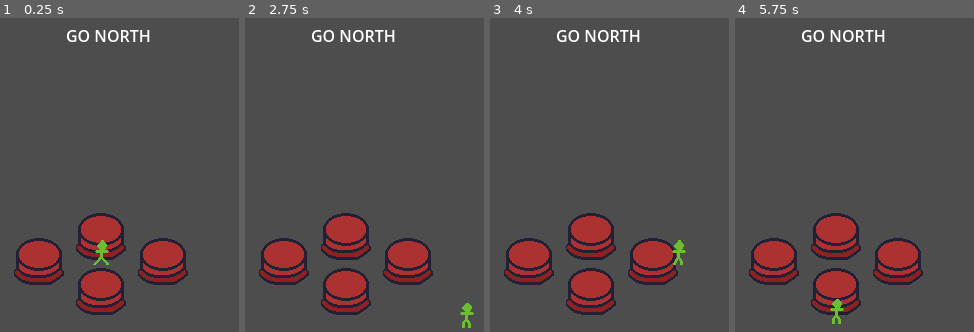
Above: before the commit, frames 1-4 (left to right).
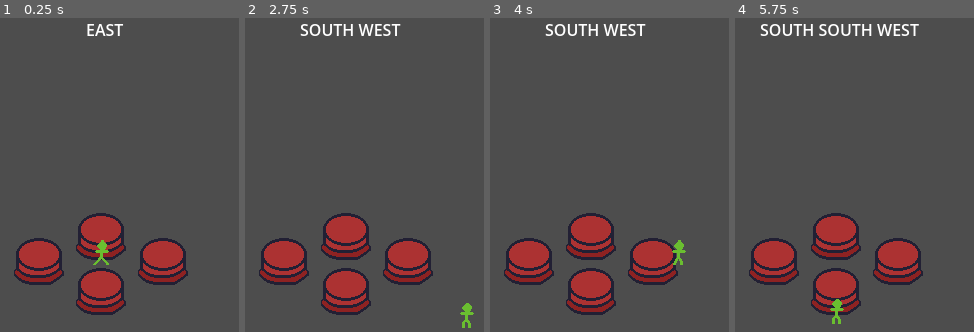
Above: after the commit, the same moments.

Repository: Sunny-Days-Ahead/It-Is-Coming
Game: Godot game, scene res://main.tscn
Two runs of this game, one before a commit and one after it. Both use one fixed random seed, a clock stepped at 60 frames per second and the inputs below.
Inputs:
- Up to frame 1 (0.25 s): no input
- Up to frame 2 (2.75 s): tap Enter at 0.5 s; hold D (move_right) 0.53-1.28 s; hold S (move_down) 1.28-2.03 s; tap Space at 2 s; hold D (move_right) from 2.03 s (still down)
- Up to frame 3 (4 s): release D (move_right) at 2.78 s; hold W (move_up) 2.78-3.53 s; hold A (move_left) from 3.53 s (still down)
- Up to frame 4 (5.75 s): tap Enter at 5 s; release A (move_left) at 5.03 s; hold S (move_down) from 5.03 s (still down)

The runs differ from the first frame. In frame 1, 0.9% of the frame differs, in the area x 28-63%, y 1-8%; in frame 2, 1.2%; in frame 3, 1.2%; in frame 4, 1.7%, in the area x 10-77%, y 1-8%.

Commit message:
gameplay loop

Diff:
--- a/main.gd
+++ b/main.gd
@@ -3,23 +3,29 @@
 var buttons : Array
 var sequence : Array
 var pointer : int
-
+var length : int
 # Called when the node enters the scene tree for the first time.
 func _ready() -> void:
 	pointer = 0
+	length = 1
 	$NorthButton.button_pressed.connect(_on_button_pressed)
 	$SouthButton.button_pressed.connect(_on_button_pressed)
 	$EastButton.button_pressed.connect(_on_button_pressed)
 	$WestButton.button_pressed.connect(_on_button_pressed)
 	buttons = [$NorthButton, $SouthButton, $WestButton, $EastButton]
-	new_sequence()
+	$Label.text = ""
+	new_sequence(length)
 # Called every frame. 'delta' is the elapsed time since the previous frame.
 func _process(delta: float) -> void:
 	pass
 
-func new_sequence():
-	sequence = [buttons.pick_random(), buttons.pick_random(), buttons.pick_random(), buttons.pick_random()]
+func new_sequence(count):
+	sequence.resize(count)
+	for entry in range(count):
+		sequence[entry] = buttons.pick_random()
+
 	print(sequence)
+	print_escape(count)
 	#$Label.text = "PRESS " + str(sequence)
 
 func _on_button_pressed(pressed_button):
@@ -33,21 +39,41 @@
 	#	new_sequence()
 	#print("pressed successfully " + str(pressed_button))
 	if sequence[pointer] == pressed_button:
-		print("succ")
+		print("safe")
 		pointer += 1
 		if pointer >= sequence.size():
-			print("yayy")
+			print("SAFE")
+			$Label.text = "SAFE"
+			await get_tree().create_timer(1.5).timeout
+			$Label.text = ""
 			pointer = 0
-			new_sequence()
-			print(sequence)
+			length += 1
+			new_sequence(length)
 	else:
 		print("HE IS COMING")
+		$Label.text = "HE IS COMING"
+		await get_tree().create_timer(1.5).timeout
+		$Label.text = ""
 		pointer = 0
-	if pressed_button == $NorthButton:
-		print("north pressed")
-	if pressed_button == $SouthButton:
-		print("south pressed")
-	if pressed_button == $EastButton:
-		print("east pressed")
-	if pressed_button == $WestButton:
-		print("west pressed")
+		length += 1
+		new_sequence(length)
+	#if pressed_button == $NorthButton:
+		#print("north pressed")
+	#if pressed_button == $SouthButton:
+		#print("south pressed")
+	#if pressed_button == $EastButton:
+		#print("east pressed")
+	#if pressed_button == $WestButton:
+		#print("west pressed")
+func print_escape(count):
+	for entry in range(count):
+		if sequence[entry] == $NorthButton:
+			$Label.text += "NORTH "
+		if sequence[entry] == $EastButton:
+			$Label.text += "EAST "
+		if sequence[entry] == $WestButton:
+			$Label.text += "WEST "
+		if sequence[entry] == $SouthButton:
+			$Label.text += "SOUTH "
+	await get_tree().create_timer(2).timeout
+	$Label.text = ""
--- a/main.tscn
+++ b/main.tscn
@@ -13,10 +13,10 @@
 [node name="SouthButton" parent="." unique_id=771795868 instance=ExtResource("2_0xm2m")]
 position = Vector2(265, 278)
 
-[node name="EastButton" parent="." unique_id=2082669674 instance=ExtResource("2_0xm2m")]
+[node name="WestButton" parent="." unique_id=2082669674 instance=ExtResource("2_0xm2m")]
 position = Vector2(203, 248)
 
-[node name="WestButton" parent="." unique_id=1797465100 instance=ExtResource("2_0xm2m")]
+[node name="EastButton" parent="." unique_id=1797465100 instance=ExtResource("2_0xm2m")]
 position = Vector2(327, 248)
 
 [node name="Player" parent="." unique_id=653608189 instance=ExtResource("1_ig7tw")]
@@ -24,9 +24,10 @@
 speed = 300.0
 
 [node name="Label" type="Label" parent="." unique_id=1897925235]
-offset_left = 230.0
-offset_top = 12.0
-offset_right = 315.0
+offset_left = 2.0
+offset_top = 1.0
+offset_right = 541.0
 offset_bottom = 35.0
 size_flags_horizontal = 4
-text = "GO NORTH"
+horizontal_alignment = 1
+vertical_alignment = 1
--- a/project.godot
+++ b/project.godot
@@ -21,6 +21,11 @@
 window/size/viewport_height=320
 window/stretch/mode="canvas_items"
 window/stretch/aspect="expand"
+
+[editor]
+
+movie_writer/movie_file="/Users/sunny/Desktop/He-Is-Coming/gampelty .avi"
+movie_writer/disable_vsync=true
 
 [input]
 
